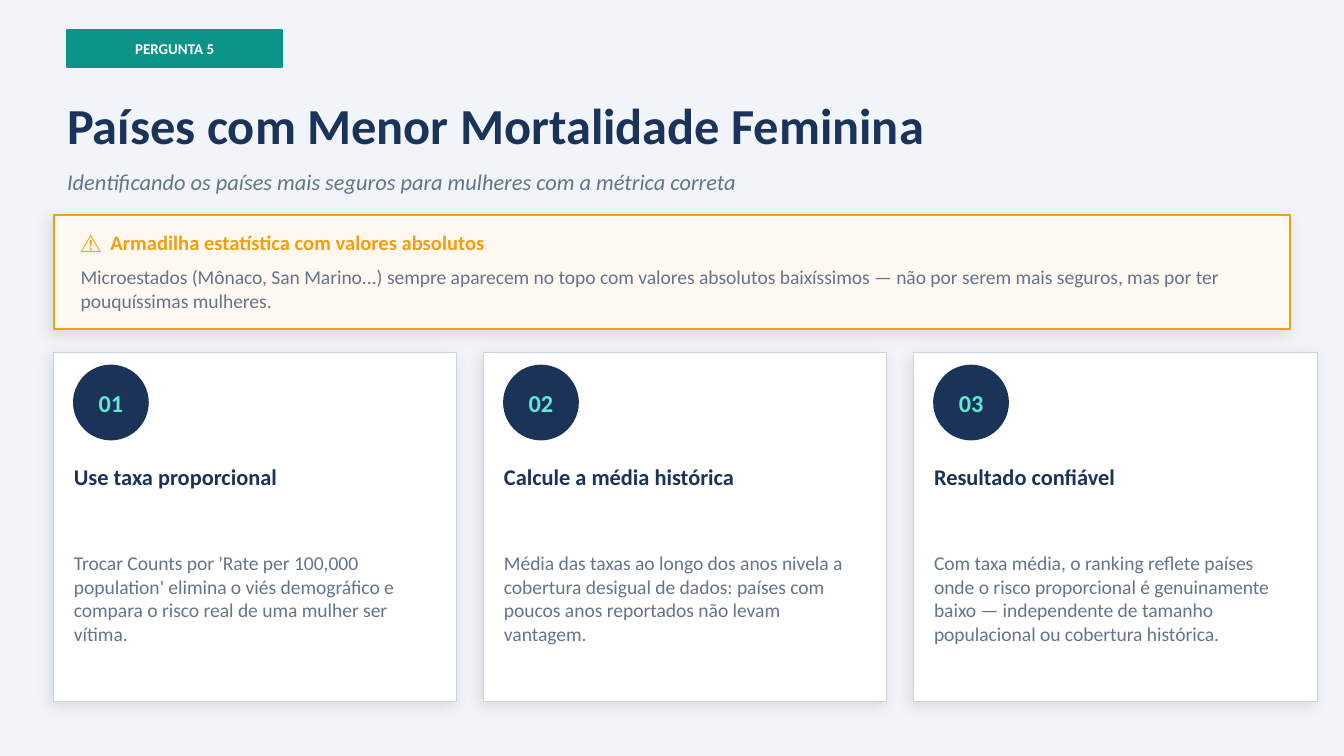
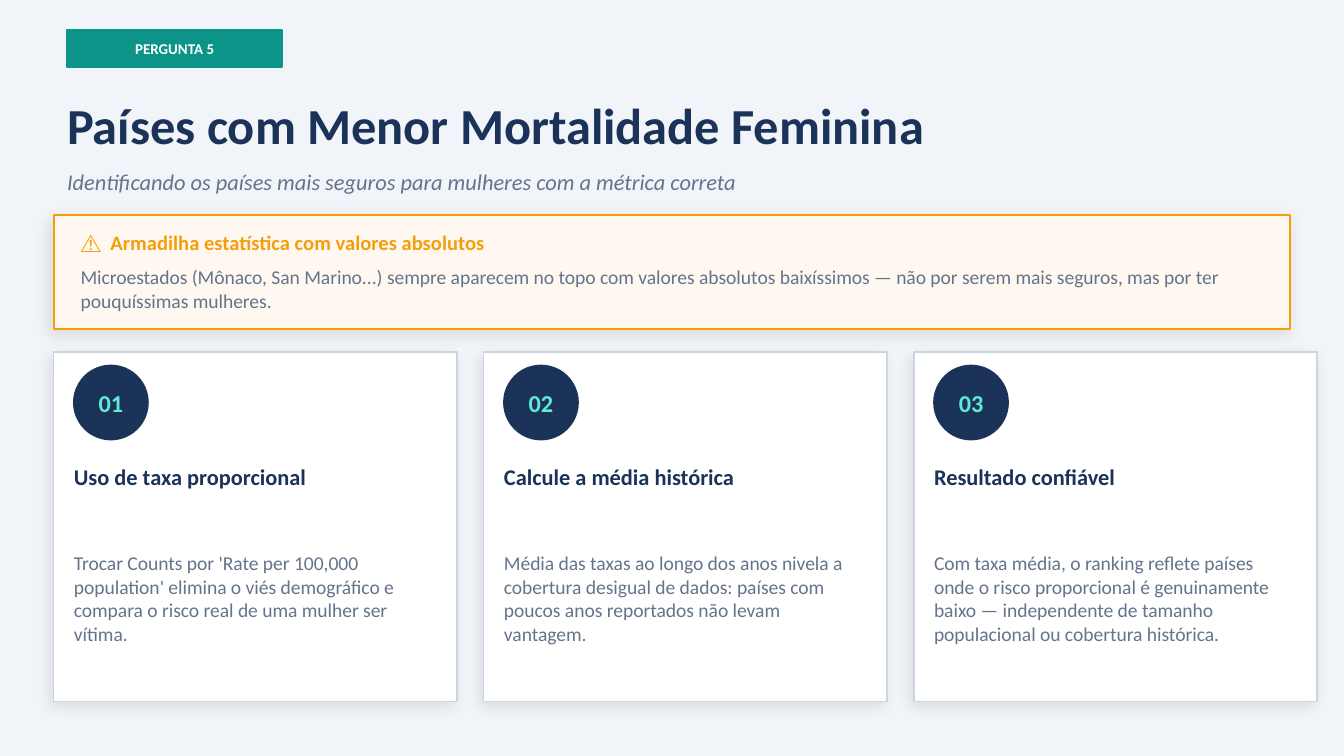
Before and after one commit to William-vale/Trabalho_T-picos_Especiais_Computacao_I, a slide deck: slide 8 of homicidios_analise.pptx. Drawn at 1344x756 pixels with LibreOffice and Linux fonts; fonts in the diff are those of the drawing. Boxes give left, top, right and bottom in pixels: in the first picture for what was removed or moved away, otherwise in the second. Text is boxed around its words. In the diff, an @@ line names an element or a change of style, - is before the commit and + after.

```diff
--- a/homicidios_analise.pptx
+++ b/homicidios_analise.pptx
@@ rectangle at <box>54,352,457,702</box>: outline #CBD5E1 0.5 pt to #CBD5E1 0.75 pt @@
@@ text at <box>74,469,306,489</box>: text changed @@
-Use taxa proporcional
+Uso de taxa proporcional
```
Also in this commit, not shown: 10 other slides changed, 7 slides added, 1 other file.
